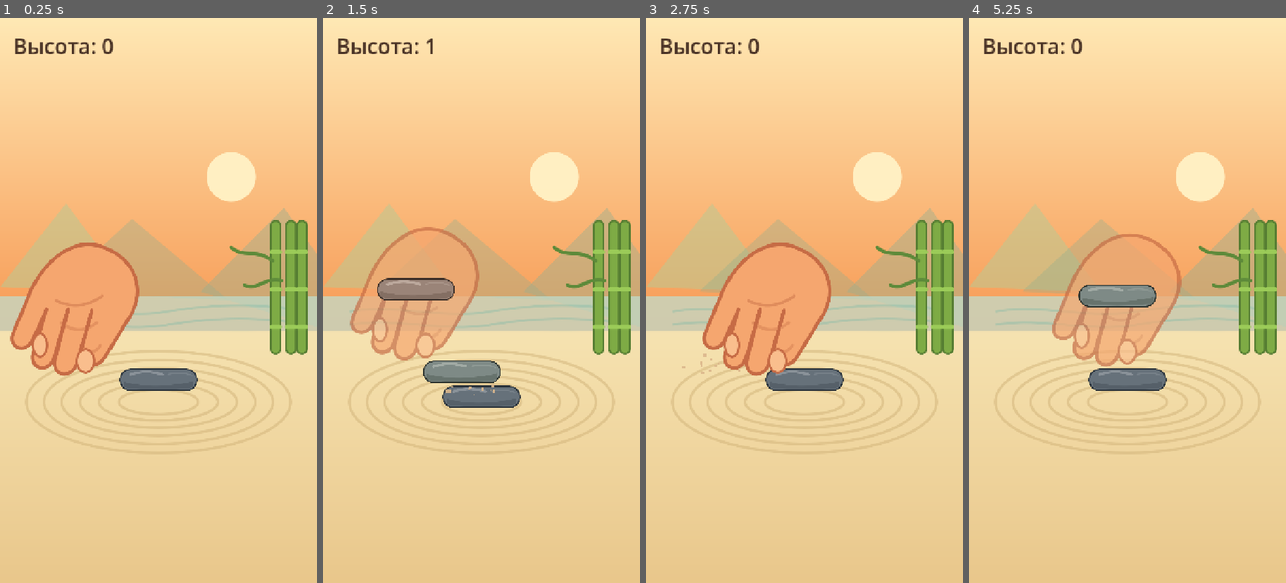
Above: before the commit, frames 1-4 (left to right).
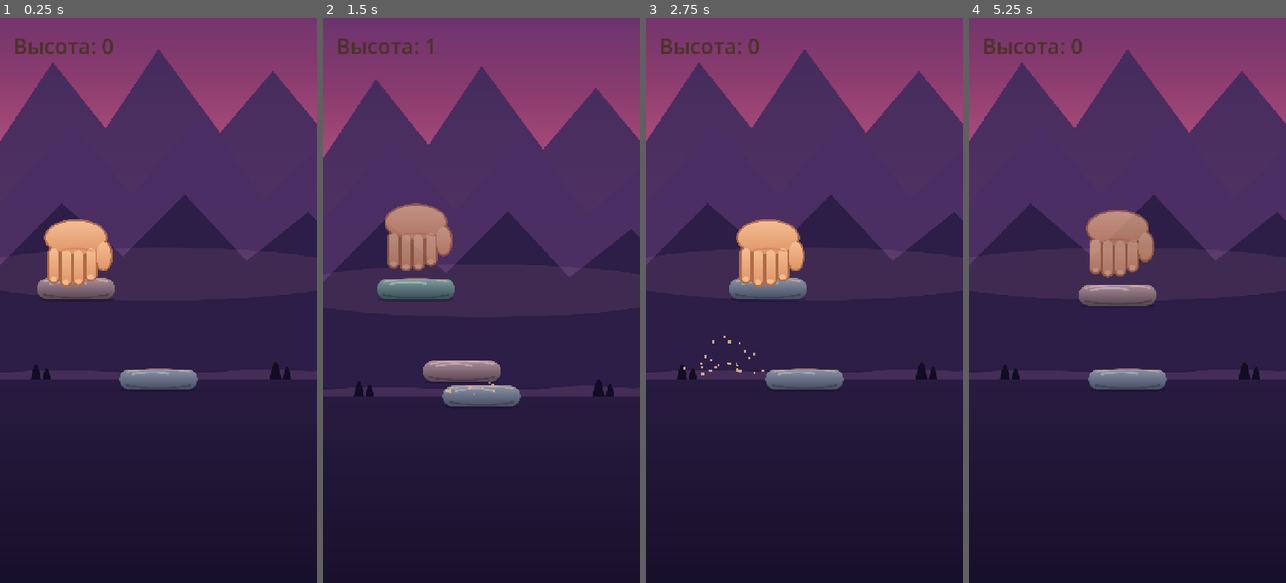
Above: after the commit, the same moments.

Repository: Babaika8/balance-tower
Game: Godot game, scene res://main.tscn
Two runs of this game, one before a commit and one after it. Both use one fixed random seed, a clock stepped at 60 frames per second and the inputs below.
Inputs (mouse positions are in pixels of both pictures, inside the frame that each line leads up to):
- Up to frame 1 (0.25 s): no input
- Up to frame 2 (1.5 s): tap Enter at 0.5 s; move the mouse to (551, 272) at 0.52 s; click (551, 272) at 0.67 s; tap Space at 0.77 s; move the mouse to (418, 328) at 1.27 s; click (418, 328) at 1.42 s
- Up to frame 3 (2.75 s): tap Space at 1.52 s; move the mouse to (836, 176) at 2.02 s; click (836, 176) at 2.17 s
- Up to frame 4 (5.25 s): move the mouse to (1111, 413) at 2.77 s; click (1111, 413) at 2.92 s; tap Space at 3.02, 3.77, 4.52 s; move the mouse to (1222, 385) at 3.52 s; click (1222, 385) at 3.67 s; move the mouse to (1032, 215) at 4.27 s; click (1032, 215) at 4.42 s; move the mouse to (1143, 300) at 5.02 s; click (1143, 300) at 5.17 s

The runs differ from the first frame. In frame 1, 98% of the frame differs, in the area x 0-100%, y 0-100%; in frame 2, 99%; in frame 3, 98%; in frame 4, 99%.

Commit message:
Original hand-drawn SVG skin: dusk valley bg, gradient stones, clean hand
Co-Authored-By: Claude Opus 4.8 <noreply@anthropic.com>

Diff:
--- a/assets/zen/background.svg
+++ b/assets/zen/background.svg
@@ -1,45 +1,56 @@
-<svg xmlns="http://www.w3.org/2000/svg" width="720" height="1280" viewBox="0 0 720 1280" role="img">
+<svg xmlns="http://www.w3.org/2000/svg" width="720" height="2400" viewBox="0 0 720 2400" role="img">
   <defs>
     <linearGradient id="sky" x1="0" y1="0" x2="0" y2="1">
-      <stop offset="0%" stop-color="#FFE9B5"/>
-      <stop offset="50%" stop-color="#F8A15D"/>
-      <stop offset="100%" stop-color="#E96F54"/>
+      <stop offset="0%" stop-color="#0B1030"/>
+      <stop offset="20%" stop-color="#1E1B52"/>
+      <stop offset="42%" stop-color="#45286E"/>
+      <stop offset="62%" stop-color="#8A3C6E"/>
+      <stop offset="80%" stop-color="#D2628A"/>
+      <stop offset="100%" stop-color="#F2A86A"/>
     </linearGradient>
-    <linearGradient id="sand" x1="0" y1="0" x2="0" y2="1">
-      <stop offset="0%" stop-color="#F6E3B1"/>
-      <stop offset="100%" stop-color="#E9C78B"/>
+    <linearGradient id="ground" x1="0" y1="0" x2="0" y2="1">
+      <stop offset="0%" stop-color="#2A1C42"/>
+      <stop offset="100%" stop-color="#150F28"/>
     </linearGradient>
+    <radialGradient id="moonGlow" cx="50%" cy="50%" r="50%">
+      <stop offset="0%" stop-color="#FFF4D8" stop-opacity="0.55"/>
+      <stop offset="100%" stop-color="#FFF4D8" stop-opacity="0"/>
+    </radialGradient>
   </defs>
-  <rect x="0" y="0" width="720" height="1280" fill="url(#sky)"/>
-  <circle cx="525" cy="360" r="56" fill="#FFF2C5" opacity="0.95"/>
-  <path d="M0,610 L150,420 L300,620 Z" fill="#B9C891" opacity=".55"/>
-  <path d="M120,620 L300,455 L520,640 Z" fill="#8DAF8E" opacity=".35"/>
-  <path d="M455,620 L645,430 L720,535 L720,700 Z" fill="#9BAF8D" opacity=".45"/>
-  <rect x="0" y="630" width="720" height="120" fill="#BDE0D1" opacity="0.7"/>
-  <path d="M60,665 C170,647 270,683 380,665 S600,647 700,665" fill="none" stroke="#89BCA7" stroke-width="5" opacity=".45"/>
-  <path d="M60,695 C170,677 270,713 380,695 S600,677 700,695" fill="none" stroke="#89BCA7" stroke-width="5" opacity=".45"/>
-  <path d="M60,725 C170,707 270,743 380,725 S600,707 700,725" fill="none" stroke="#89BCA7" stroke-width="5" opacity=".45"/>
-  <rect x="0" y="710" width="720" height="570" fill="url(#sand)"/>
-  <ellipse cx="360" cy="870" rx="300" ry="115" fill="none" stroke="#CFB178" stroke-width="6" opacity="0.5"/>
-  <ellipse cx="360" cy="870" rx="260" ry="95" fill="none" stroke="#CFB178" stroke-width="6" opacity="0.5"/>
-  <ellipse cx="360" cy="870" rx="220" ry="76" fill="none" stroke="#CFB178" stroke-width="6" opacity="0.5"/>
-  <ellipse cx="360" cy="870" rx="178" ry="58" fill="none" stroke="#CFB178" stroke-width="6" opacity="0.5"/>
-  <ellipse cx="360" cy="870" rx="135" ry="42" fill="none" stroke="#CFB178" stroke-width="6" opacity="0.5"/>
-  <ellipse cx="360" cy="870" rx="90" ry="28" fill="none" stroke="#CFB178" stroke-width="6" opacity="0.5"/>
-  <g>
-    <rect x="615" y="460" width="22" height="300" rx="10" fill="#7EAB45" stroke="#557D32" stroke-width="4"/>
-    <rect x="612" y="525" width="28" height="10" rx="5" fill="#9BCB58"/>
-    <rect x="612" y="610" width="28" height="10" rx="5" fill="#9BCB58"/>
-    <rect x="612" y="695" width="28" height="10" rx="5" fill="#9BCB58"/>
-    <rect x="650" y="460" width="22" height="300" rx="10" fill="#7EAB45" stroke="#557D32" stroke-width="4"/>
-    <rect x="647" y="525" width="28" height="10" rx="5" fill="#9BCB58"/>
-    <rect x="647" y="610" width="28" height="10" rx="5" fill="#9BCB58"/>
-    <rect x="647" y="695" width="28" height="10" rx="5" fill="#9BCB58"/>
-    <rect x="675" y="460" width="22" height="300" rx="10" fill="#7EAB45" stroke="#557D32" stroke-width="4"/>
-    <rect x="672" y="525" width="28" height="10" rx="5" fill="#9BCB58"/>
-    <rect x="672" y="610" width="28" height="10" rx="5" fill="#9BCB58"/>
-    <rect x="672" y="695" width="28" height="10" rx="5" fill="#9BCB58"/>
-    <path d="M620,550 C575,520 555,545 525,520" fill="none" stroke="#5D8A3A" stroke-width="8" stroke-linecap="round"/>
-    <path d="M640,595 C600,585 585,620 555,605" fill="none" stroke="#5D8A3A" stroke-width="8" stroke-linecap="round"/>
+
+  <rect x="0" y="0" width="720" height="1950" fill="url(#sky)"/>
+
+  <circle cx="540" cy="320" r="170" fill="url(#moonGlow)"/>
+  <circle cx="540" cy="320" r="78" fill="#FBF1D2"/>
+  <circle cx="566" cy="300" r="78" fill="#F2A86A" opacity="0.12"/>
+
+  <g fill="#FFFFFF">
+    <circle cx="90" cy="160" r="3"/><circle cx="180" cy="90" r="2"/>
+    <circle cx="300" cy="200" r="2.5"/><circle cx="410" cy="120" r="2"/>
+    <circle cx="640" cy="170" r="3"/><circle cx="690" cy="90" r="2"/>
+    <circle cx="120" cy="320" r="2"/><circle cx="250" cy="380" r="2.5"/>
+    <circle cx="60" cy="470" r="2"/><circle cx="360" cy="300" r="2"/>
+    <circle cx="470" cy="430" r="2.5"/><circle cx="660" cy="380" r="2"/>
+    <circle cx="200" cy="540" r="2"/><circle cx="430" cy="560" r="2"/>
+    <circle cx="610" cy="540" r="2.5"/><circle cx="320" cy="640" r="2"/>
+  </g>
+
+  <ellipse cx="250" cy="540" rx="150" ry="16" fill="#FFFFFF" opacity="0.06"/>
+  <ellipse cx="560" cy="700" rx="180" ry="18" fill="#FFFFFF" opacity="0.05"/>
+
+  <path d="M0,1360 L120,1180 L240,1330 L360,1150 L500,1340 L620,1200 L720,1320 L720,1700 L0,1700 Z" fill="#3A2A5C" opacity="0.85"/>
+  <path d="M0,1500 L160,1320 L300,1480 L460,1300 L600,1490 L720,1380 L720,1760 L0,1760 Z" fill="#4A2E64" opacity="0.9"/>
+  <path d="M0,1640 L140,1500 L280,1620 L420,1480 L560,1630 L700,1520 L720,1540 L720,1900 L0,1900 Z" fill="#2C1E46"/>
+
+  <ellipse cx="360" cy="1660" rx="460" ry="60" fill="#E9A6C0" opacity="0.10"/>
+
+  <rect x="0" y="1880" width="720" height="520" fill="url(#ground)"/>
+  <path d="M0,1885 C180,1865 360,1900 540,1878 C620,1869 680,1884 720,1880 L720,1900 L0,1900 Z" fill="#5A3C68" opacity="0.55"/>
+
+  <g fill="#120C24">
+    <path d="M70,1900 q12,-70 24,0 Z"/>
+    <path d="M96,1900 q10,-54 20,0 Z"/>
+    <path d="M612,1900 q14,-80 28,0 Z"/>
+    <path d="M642,1900 q10,-58 20,0 Z"/>
   </g>
 </svg>
--- a/assets/zen/hand.svg
+++ b/assets/zen/hand.svg
@@ -1,8 +1,29 @@
-<svg xmlns="http://www.w3.org/2000/svg" width="258" height="270" viewBox="-12 -86 258 270" role="img">
-  <path d="M160,-55 C210,-35 230,15 203,60 L160,130 C145,155 111,147 119,116 L137,52 L112,140 C103,171 66,165 74,134 L96,50 L72,132 C64,160 30,153 36,126 L59,50 L35,103 C23,126 -8,116 2,90 L33,16 C54,-28 103,-79 160,-55 Z" fill="#F5A66F" stroke="#C66B45" stroke-width="6" stroke-linejoin="round"/>
-  <path d="M76,35 C103,48 129,45 154,27" fill="none" stroke="#C66B45" stroke-width="5" stroke-linecap="round" opacity=".45"/>
-  <path d="M84,73 C104,88 126,88 145,73" fill="none" stroke="#C66B45" stroke-width="5" stroke-linecap="round" opacity=".35"/>
-  <path d="M116,118 C128,128 145,124 151,111" fill="none" stroke="#C66B45" stroke-width="5" stroke-linecap="round" opacity=".35"/>
-  <ellipse cx="48" cy="111" rx="12" ry="20" fill="#F9BE8D" stroke="#C66B45" stroke-width="4"/>
-  <ellipse cx="126" cy="138" rx="15" ry="20" fill="#F9BE8D" stroke="#C66B45" stroke-width="4"/>
+<svg xmlns="http://www.w3.org/2000/svg" width="240" height="210" viewBox="0 0 240 210" role="img">
+  <defs>
+    <linearGradient id="sk" x1="0" y1="0" x2="0" y2="1">
+      <stop offset="0%" stop-color="#F4BE92"/>
+      <stop offset="100%" stop-color="#DE9568"/>
+    </linearGradient>
+  </defs>
+  <g stroke="#B06A44" stroke-width="10" stroke-linejoin="round" stroke-linecap="round" fill="#B06A44">
+    <ellipse cx="120" cy="58" rx="82" ry="46"/>
+    <rect x="46" y="88" width="26" height="92" rx="13"/>
+    <rect x="80" y="92" width="26" height="96" rx="13"/>
+    <rect x="114" y="92" width="26" height="94" rx="13"/>
+    <rect x="148" y="88" width="26" height="86" rx="13"/>
+    <ellipse cx="196" cy="108" rx="20" ry="38"/>
+  </g>
+  <g fill="url(#sk)">
+    <ellipse cx="120" cy="58" rx="82" ry="46"/>
+    <rect x="46" y="88" width="26" height="92" rx="13"/>
+    <rect x="80" y="92" width="26" height="96" rx="13"/>
+    <rect x="114" y="92" width="26" height="94" rx="13"/>
+    <rect x="148" y="88" width="26" height="86" rx="13"/>
+    <ellipse cx="196" cy="108" rx="20" ry="38"/>
+  </g>
+  <path d="M70,96 q50,-16 100,0" fill="none" stroke="#C97E55" stroke-width="5" opacity="0.5"/>
+  <g fill="#F8D2AC" opacity="0.6">
+    <ellipse cx="59" cy="172" rx="9" ry="7"/><ellipse cx="93" cy="180" rx="9" ry="7"/>
+    <ellipse cx="127" cy="178" rx="9" ry="7"/><ellipse cx="161" cy="166" rx="9" ry="7"/>
+  </g>
 </svg>
--- a/assets/zen/stone.svg
+++ b/assets/zen/stone.svg
@@ -1,6 +1,14 @@
-<svg xmlns="http://www.w3.org/2000/svg" width="253" height="76" viewBox="-4 -4 253 76" role="img">
-  <rect x="0" y="0" width="245" height="68" rx="34" fill="#66717A" stroke="#28313A" stroke-width="4"/>
-  <path d="M10,39.44 C70,57.8 165,55.76 235,38.08 L235,58 C175,68 70,68 10,58 Z" fill="#38404A" opacity=".35"/>
-  <path d="M32,17 C75,3.4 105,8.16 135,16.32" fill="none" stroke="#A8ADB2" stroke-width="8" stroke-linecap="round" opacity=".55"/>
-  <path d="M155,15.64 C185,9.52 216,12.24 230,20.4" fill="none" stroke="#A8ADB2" stroke-width="4" stroke-linecap="round" opacity=".25"/>
+<svg xmlns="http://www.w3.org/2000/svg" width="244" height="72" viewBox="-2 -2 244 72" role="img">
+  <defs>
+    <linearGradient id="g" x1="0" y1="0" x2="0" y2="1">
+      <stop offset="0%" stop-color="#8C95A8"/>
+      <stop offset="55%" stop-color="#646C82"/>
+      <stop offset="100%" stop-color="#454C62"/>
+    </linearGradient>
+  </defs>
+  <ellipse cx="120" cy="64" rx="118" ry="9" fill="#0E0A1C" opacity="0.28"/>
+  <rect x="0" y="0" width="240" height="64" rx="32" fill="url(#g)"/>
+  <path d="M22,10 C70,-2 175,-2 218,10" fill="none" stroke="#F4B888" stroke-width="5" stroke-linecap="round" opacity="0.5"/>
+  <path d="M40,16 C80,8 120,8 150,15" fill="none" stroke="#C9D0DE" stroke-width="6" stroke-linecap="round" opacity="0.45"/>
+  <path d="M18,46 C70,60 175,60 222,46 L222,52 C175,64 70,64 18,52 Z" fill="#2C3145" opacity="0.45"/>
 </svg>
--- a/assets/zen/stone2.svg
+++ b/assets/zen/stone2.svg
@@ -1,6 +1,14 @@
-<svg xmlns="http://www.w3.org/2000/svg" width="253" height="76" viewBox="-4 -4 253 76" role="img">
-  <rect x="0" y="0" width="245" height="68" rx="34" fill="#7E8A86" stroke="#2C332F" stroke-width="4"/>
-  <path d="M10,39.44 C70,57.8 165,55.76 235,38.08 L235,58 C175,68 70,68 10,58 Z" fill="#3C463F" opacity=".35"/>
-  <path d="M32,17 C75,3.4 105,8.16 135,16.32" fill="none" stroke="#BFC6BF" stroke-width="8" stroke-linecap="round" opacity=".55"/>
-  <path d="M155,15.64 C185,9.52 216,12.24 230,20.4" fill="none" stroke="#BFC6BF" stroke-width="4" stroke-linecap="round" opacity=".25"/>
+<svg xmlns="http://www.w3.org/2000/svg" width="244" height="72" viewBox="-2 -2 244 72" role="img">
+  <defs>
+    <linearGradient id="g2" x1="0" y1="0" x2="0" y2="1">
+      <stop offset="0%" stop-color="#A8929C"/>
+      <stop offset="55%" stop-color="#7C6470"/>
+      <stop offset="100%" stop-color="#564653"/>
+    </linearGradient>
+  </defs>
+  <ellipse cx="120" cy="64" rx="118" ry="9" fill="#0E0A1C" opacity="0.28"/>
+  <rect x="0" y="0" width="240" height="64" rx="32" fill="url(#g2)"/>
+  <path d="M22,10 C70,-2 175,-2 218,10" fill="none" stroke="#F6C49A" stroke-width="5" stroke-linecap="round" opacity="0.5"/>
+  <path d="M40,16 C80,8 120,8 150,15" fill="none" stroke="#E0CFD6" stroke-width="6" stroke-linecap="round" opacity="0.45"/>
+  <path d="M18,46 C70,60 175,60 222,46 L222,52 C175,64 70,64 18,52 Z" fill="#352734" opacity="0.45"/>
 </svg>
--- a/assets/zen/stone3.svg
+++ b/assets/zen/stone3.svg
@@ -1,6 +1,14 @@
-<svg xmlns="http://www.w3.org/2000/svg" width="253" height="76" viewBox="-4 -4 253 76" role="img">
-  <rect x="0" y="0" width="245" height="68" rx="34" fill="#9A8478" stroke="#3A2E27" stroke-width="4"/>
-  <path d="M10,39.44 C70,57.8 165,55.76 235,38.08 L235,58 C175,68 70,68 10,58 Z" fill="#5A463C" opacity=".35"/>
-  <path d="M32,17 C75,3.4 105,8.16 135,16.32" fill="none" stroke="#D8C8BC" stroke-width="8" stroke-linecap="round" opacity=".55"/>
-  <path d="M155,15.64 C185,9.52 216,12.24 230,20.4" fill="none" stroke="#D8C8BC" stroke-width="4" stroke-linecap="round" opacity=".25"/>
+<svg xmlns="http://www.w3.org/2000/svg" width="244" height="72" viewBox="-2 -2 244 72" role="img">
+  <defs>
+    <linearGradient id="g3" x1="0" y1="0" x2="0" y2="1">
+      <stop offset="0%" stop-color="#7FA0A0"/>
+      <stop offset="55%" stop-color="#566F74"/>
+      <stop offset="100%" stop-color="#3B4F54"/>
+    </linearGradient>
+  </defs>
+  <ellipse cx="120" cy="64" rx="118" ry="9" fill="#0E0A1C" opacity="0.28"/>
+  <rect x="0" y="0" width="240" height="64" rx="32" fill="url(#g3)"/>
+  <path d="M22,10 C70,-2 175,-2 218,10" fill="none" stroke="#F2BC8E" stroke-width="5" stroke-linecap="round" opacity="0.45"/>
+  <path d="M40,16 C80,8 120,8 150,15" fill="none" stroke="#CBDAD9" stroke-width="6" stroke-linecap="round" opacity="0.45"/>
+  <path d="M18,46 C70,60 175,60 222,46 L222,52 C175,64 70,64 18,52 Z" fill="#243336" opacity="0.45"/>
 </svg>
--- a/game.gd
+++ b/game.gd
@@ -493,11 +493,9 @@
 func _add_hand_top(parent: Node, size: Vector2) -> void:
 	var hand_tex: Texture2D = theme.get("hand")
 	if hand_tex:
-		var sp := _sprite_scaled_to_width(hand_tex, size.x * 1.9)
-		var hand_h := hand_tex.get_height() * sp.scale.y
-		# Точка хвата (между пальцами и большим) смещена от центра картинки —
-		# сдвигаем спрайт так, чтобы хват пришёлся ровно на камень.
-		sp.position = Vector2(10.0, -size.y / 2.0 - hand_h / 2.0 + 250.0)
+		var sp := _sprite_scaled_to_width(hand_tex, size.x * 1.1)
+		# В hand.svg кончики пальцев ~ y=185 при центре viewBox 105 → +80 от центра.
+		sp.position = Vector2(0.0, -size.y / 2.0 - 80.0 * sp.scale.y + 14.0)
 		parent.add_child(sp)
 		parent.set_meta("hand_node", sp)
 		return
Not shown, changed: build/web/index.html
Not shown, changed: build/web/index.pck
